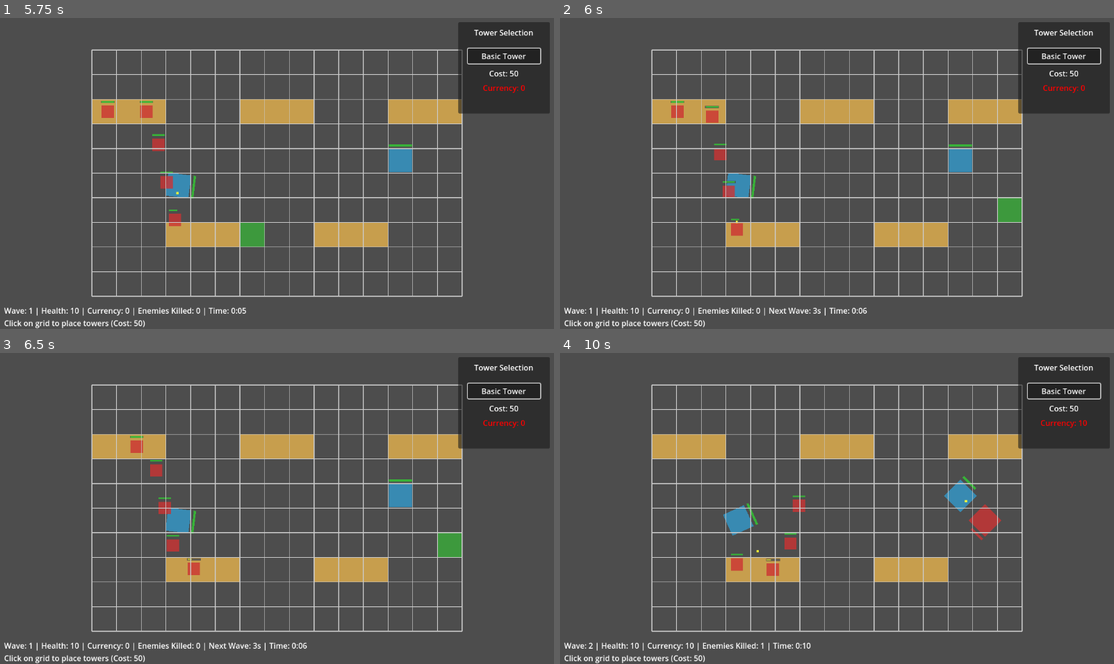
Above: before the commit, frames 1-4 (two rows, left to right).
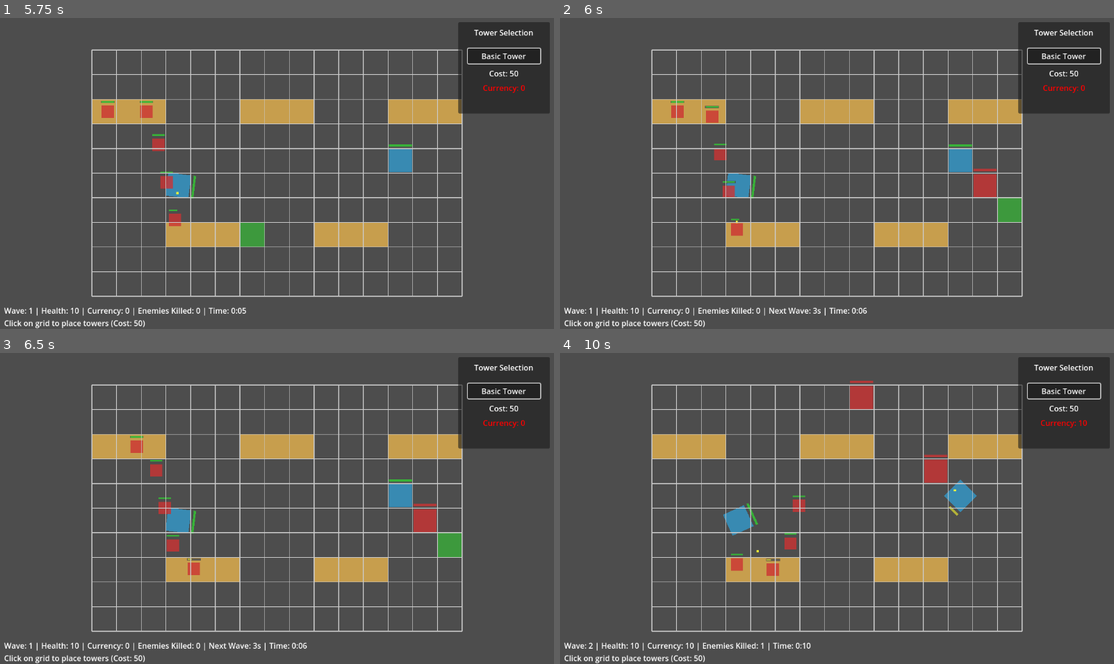
Above: after the commit, the same moments.

Repository: rivie13/CyberCrawler_basic_tower_defense_demo
Game: Godot game, scene res://scenes/Main.tscn
Same seed, same stepped clock (60 frames per second), same inputs: the game is played once before the commit and once after it.
Inputs (mouse positions are in pixels of both pictures, inside the frame that each line leads up to):
- Up to frame 1 (5.75 s): click "Basic Tower" at 0.5 s; click "Basic Tower" at 1.25 s; click "Basic Tower" at 2 s; tap G at 2.75 s; move the mouse to (398, 157) at 2.77 s; click (398, 157) at 2.92 s; move the mouse to (166, 189) at 3.52 s; click (166, 189) at 3.67 s; move the mouse to (332, 105) at 4.27 s; click (332, 105) at 4.42 s; move the mouse to (249, 235) at 5.02 s; click (249, 235) at 5.17 s
- Up to frame 2 (6 s): move the mouse to (1003, 220) at 5.77 s; click (1003, 220) at 5.92 s
- Up to frame 3 (6.5 s): no input
- Up to frame 4 (10 s): move the mouse to (670, 461) at 6.52 s; click (670, 461) at 6.67 s; move the mouse to (864, 508) at 7.27 s; click (864, 508) at 7.42 s; move the mouse to (753, 430) at 8.02 s; click (753, 430) at 8.17 s; move the mouse to (958, 492) at 8.77 s; click (958, 492) at 8.92 s; move the mouse to (726, 524) at 9.52 s; click (726, 524) at 9.67 s

Frame 1 is identical in both runs. In frame 2, 0.3% of the frame differs, in the area x 74-79%, y 48-58%; in frame 3, 0.3%; in frame 4, 1.1%, in the area x 52-80%, y 8-61%.

Commit message:
feat: Change rival activation to alert-based system only
- Remove timer-based activation (5-second delay)
- Rival now only activates when alert system detects suspicious behavior
- First alert triggers immediate rival activation
- All alert types (honeypot, burst placement, proximity, powerful towers) work
- More intentional and responsive rival behavior

Diff:
--- a/cybercrawler_basictowerdefense/scripts/Rival/RivalHackerManager.gd
+++ b/cybercrawler_basictowerdefense/scripts/Rival/RivalHackerManager.gd
@@ -14,12 +14,12 @@
 # AI behavior configuration
 @export var placement_interval: float = 3.0  # Time between tower placements
 @export var max_enemy_towers: int = 10
-@export var activation_delay: float = 5.0  # Delay before AI starts placing towers
+# Remove activation_delay since we're using alert-based activation only
 
 # State management
 var is_active: bool = false
 var placement_timer: Timer
-var activation_timer: Timer
+# Remove activation_timer since we're using alert-based activation only
 var enemy_towers_placed: Array = []
 
 # AI strategy parameters
@@ -44,11 +44,11 @@
 	add_child(placement_timer)
 
 	# Timer for initial activation delay
-	activation_timer = Timer.new()
-	activation_timer.wait_time = activation_delay
-	activation_timer.timeout.connect(_on_activation_timer_timeout)
-	activation_timer.one_shot = true
-	add_child(activation_timer)
+	# Remove activation_timer = Timer.new()
+	# Remove activation_timer.wait_time = activation_delay
+	# Remove activation_timer.timeout.connect(_on_activation_timer_timeout)
+	# Remove activation_timer.one_shot = true
+	# add_child(activation_timer)
 
 func initialize(grid_mgr: GridManager, currency_mgr: CurrencyManager, tower_mgr: TowerManager, wave_mgr: WaveManager):
 	grid_manager = grid_mgr
@@ -95,18 +95,13 @@
 		return
 
 	print("RivalHacker: Starting activation sequence...")
-	activation_timer.start()
-
-func _on_activation_timer_timeout():
-	is_active = true
-	placement_timer.start()
-
-	# Start alert system monitoring
+	# Remove activation_timer.start()
+
+	# Start alert system monitoring immediately
 	if alert_system:
 		alert_system.start_monitoring()
 
-	rival_hacker_activated.emit()
-	print("RivalHacker: Now active and placing enemy towers!")
+	print("RivalHacker: Alert system monitoring started - waiting for alerts to trigger tower placement")
 
 func _on_placement_timer_timeout():
 	if not is_active:
@@ -215,16 +210,16 @@
 			var latest_tower = towers[-1]  # Get the most recently placed tower
 			alert_system.on_player_tower_placed(grid_pos, latest_tower)
 
-	# If player is getting aggressive, activate rival hacker early
-	if not is_active and player_threat_level >= 3:
-		print("RivalHacker: Player threat detected! Activating early...")
-		activation_timer.stop()
-		_on_activation_timer_timeout()
+	# Remove early activation logic since we only want alert-based activation
+	# if not is_active and player_threat_level >= 3:
+	#	print("RivalHacker: Player threat detected! Activating early...")
+	#	# Remove activation_timer.stop()
+	#	_on_activation_timer_timeout()
 
 func deactivate():
 	is_active = false
 	placement_timer.stop()
-	activation_timer.stop()
+	# Remove activation_timer.stop()
 
 func get_enemy_towers() -> Array:
 	return enemy_towers_placed
@@ -241,6 +236,13 @@
 func _on_alert_triggered(alert_type: String, severity: float):
 	# Respond to alerts from the alert system
 	print("RivalHacker: ALERT DETECTED - ", alert_type, " (severity: ", severity, ")")
+
+	# If this is the first alert and we're not active yet, activate now
+	if not is_active:
+		is_active = true
+		placement_timer.start()
+		rival_hacker_activated.emit()
+		print("RivalHacker: FIRST ALERT TRIGGERED - Now active and placing enemy towers!")
 
 	# Adjust AI behavior based on alert type and severity
 	match alert_type:
